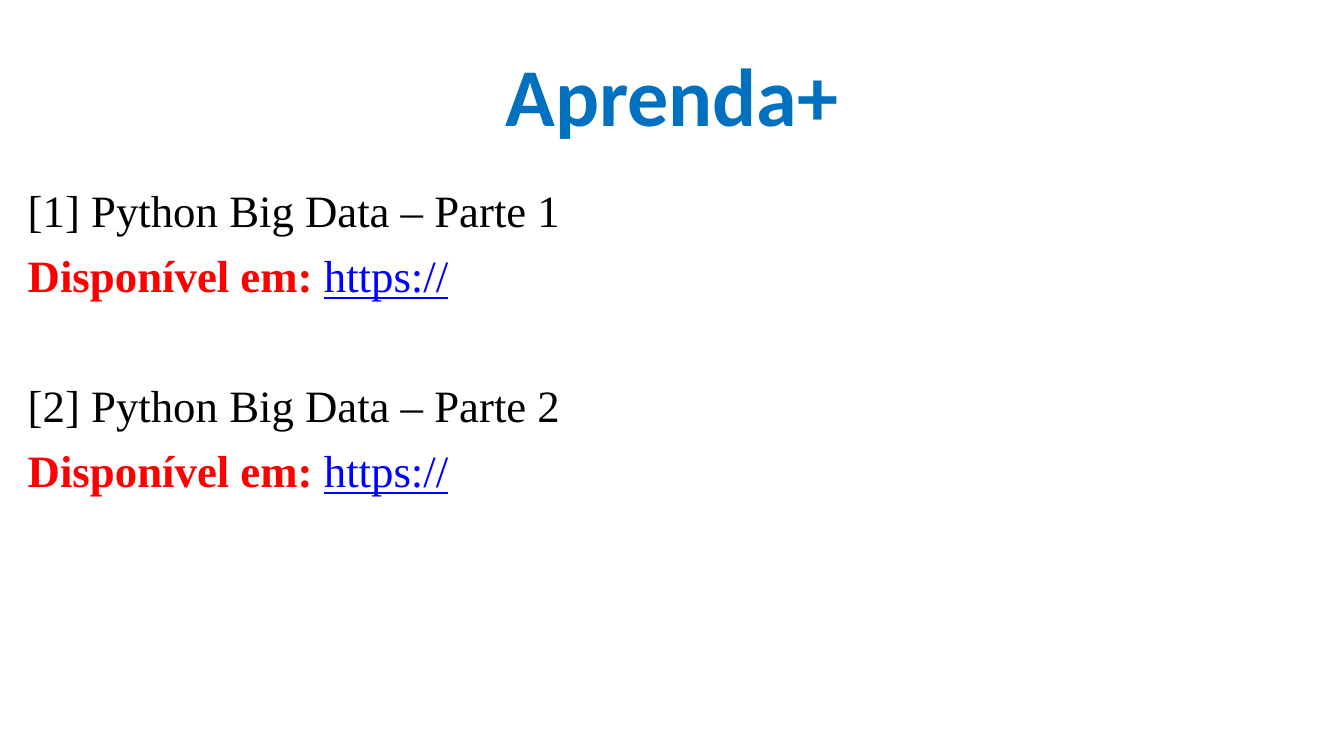
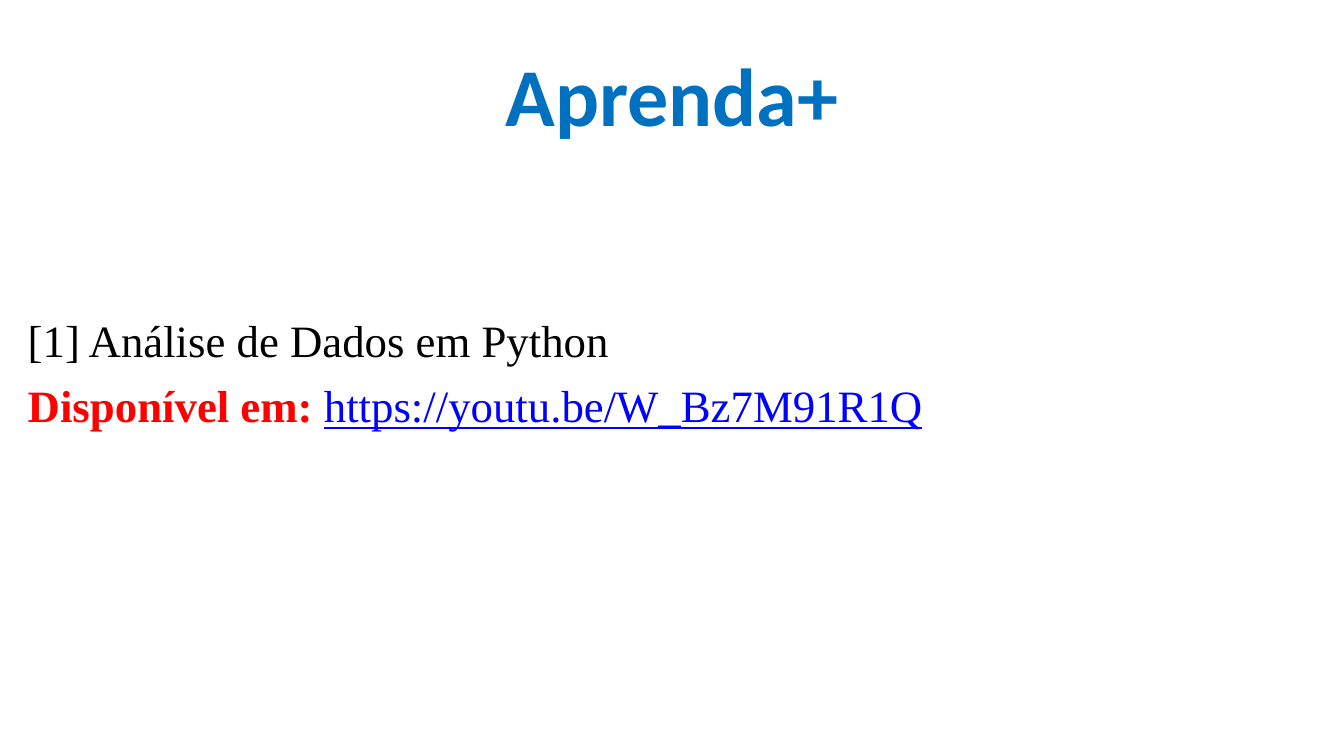
Before and after one commit to CloudEducationBrazil/WydenPythonBigData, a slide deck: slide 10 of 01 Classes/Aula 02 - Python Big Data.pptx (slide 5 before the commit). Drawn at 1344x756 pixels with LibreOffice and Linux fonts; fonts in the diff are those of the drawing; background and template pictures are left out. Boxes give left, top, right and bottom in pixels: in the first picture for what was removed or moved away, otherwise in the second. Text is boxed around its words. In the diff, an @@ line names an element or a change of style, - is before the commit and + after.

Commit message:
Ajuste ppt aulas Python Big Data

```diff
--- a/01 Classes/Aula 02 - Python Big Data.pptx
+++ b/01 Classes/Aula 02 - Python Big Data.pptx
@@ text at (x1=28, y1=325, x2=922, y2=432): text changed; text colour #000000 to #0000FF @@
-[1] Python Big Data – Parte 1
-Disponível em: https://
-[2] Python Big Data – Parte 2
-Disponível em: https://
+[1] Análise de Dados em Python
+Disponível em: https://youtu.be/W_Bz7M91R1Q
```
Also in this commit, not shown: 5 other slides changed, 5 slides added, 22 other files.
